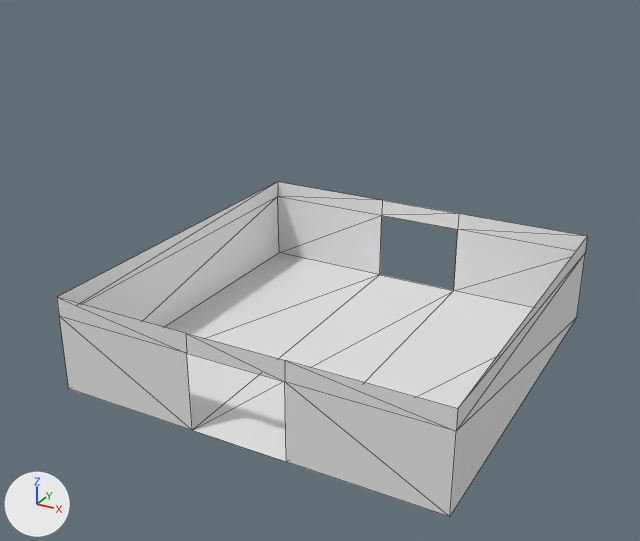
Two versions of the glTF model Assets/Map_Modules/Module_Straight.gltf, one commit apart.
Both versions are drawn from a 50 mm lens placed at (19.1, -37.2, 23.0), pointed at (-0.5, -1.5, 5.1). Every picture has the same lights, and +X, +Y and +Z are marked at lower left. Mesh edges are drawn as thin lines. Vertices at the same position are counted once.

Objects in the first picture: 'Module_Straight'.
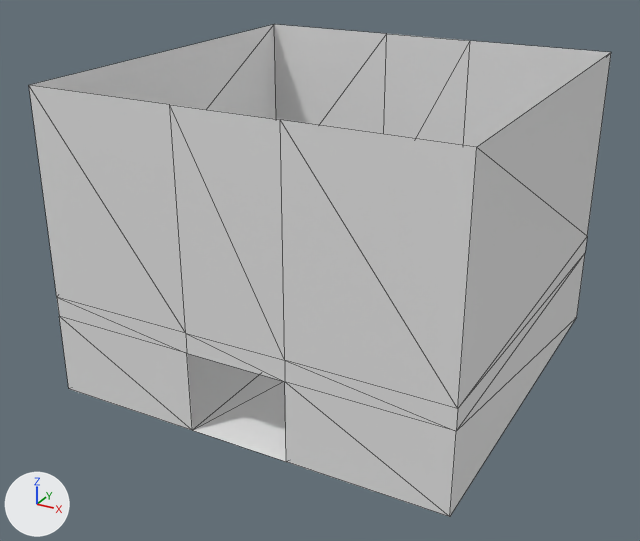
What differs and where, as boxes (x1, y1, x2, y2) in the pictures (640 x 541 px):
'Module_Straight', reshaped (10% wider, 47% taller): before (57, 182, 587, 517); after (29, 24, 611, 517)
part 1 of me_cube, added: after (29, 24, 611, 408)

What changed in the scene script:
```text
Change me_cube:
    used by ob_module_straight; location = (0.0, 0.0, 0.0)
    remove me_cube.from_pydata(...)  # 24 vertices, 34 faces; spans x -10.0..10.0, y -10.0..10.0, z 0.0..5.0
    add me_cube.from_pydata(...)  # 32 vertices, 50 faces; spans x -10.0..10.0, y -10.0..10.0, z 0.0..15.0
    me_cube part 1
    8 new vertices lie (0.0, 0.0, 10.0) away from vertices in x -10.0..10.0, y -10.0..10.0, z 5.0
    16 new faces join them
```
